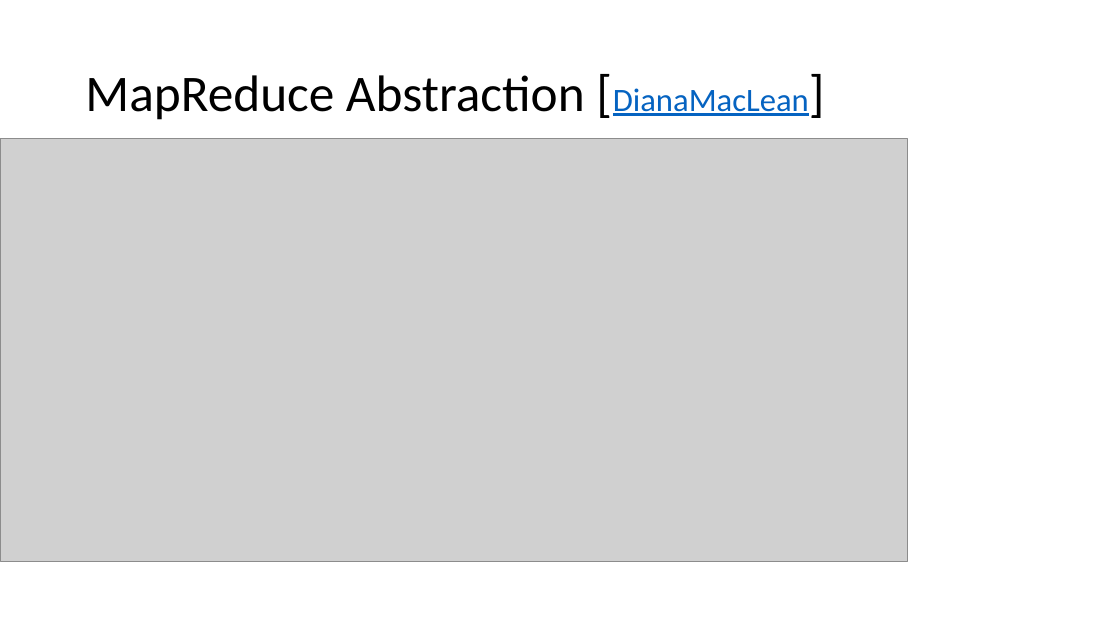
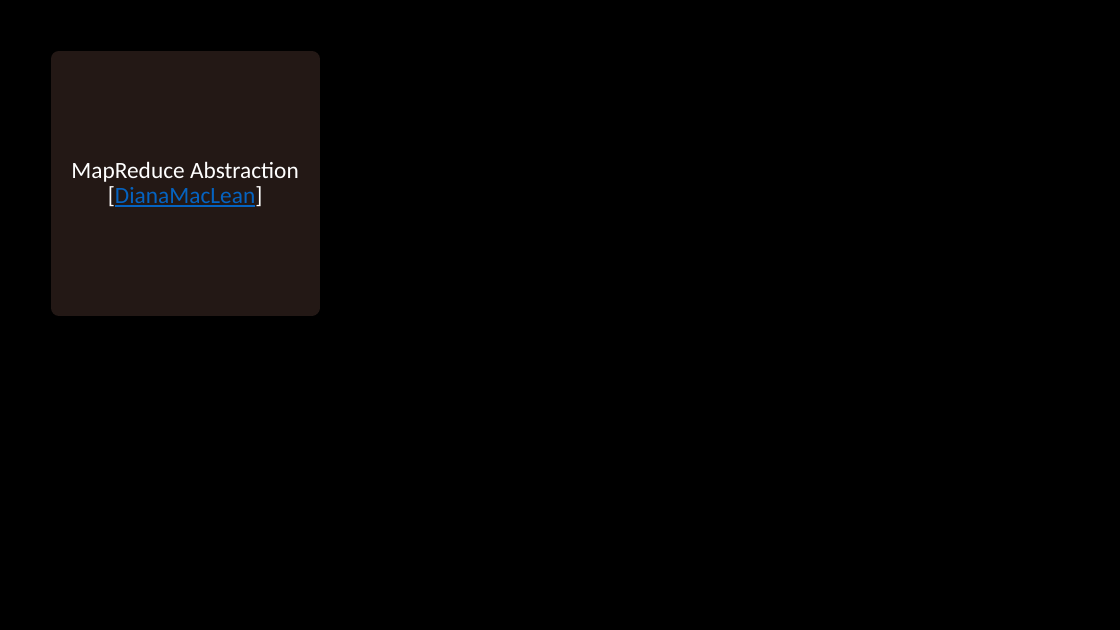
Before and after one commit to marilynwaldman/course, a slide deck: slide 5 of Hadoop/05-MapReduce.pptx (slide 7 before the commit). Drawn at 1120x630 pixels with LibreOffice and Linux fonts; fonts in the diff are those of the drawing; grey boxes stand for pictures; background and template pictures are left out. Boxes give left, top, right and bottom in pixels: in the first picture for what was removed or moved away, otherwise in the second. Text is boxed around its words. In the diff, an @@ line names an element or a change of style, - is before the commit and + after.

```diff
--- a/Hadoop/05-MapReduce.pptx
+++ b/Hadoop/05-MapReduce.pptx
@@ background #FFFFFF to picture (left out) @@
@@ title "MapReduce Abstraction [DianaMacLean]": place and size @@
-title "MapReduce Abstraction [DianaMacLean]" at (85, 75, 809, 120)
+title "MapReduce Abstraction [DianaMacLean]" at (59, 59, 312, 308)
@@ title "MapReduce Abstraction [DianaMacLean]" at (59, 59, 312, 308): size 44 to 20 pt, text colour #000000 to #FFFFFF in "MapReduce Abstraction [DianaMacLean]"; size 28 to 20 pt in "[DianaMacLean]"; alignment left to centre; fill none to #231815; outline none to #231815 13.75 pt @@
@@ picture removed at (0, 139, 907, 561) @@
```
Also in this commit, not shown: 8 other slides changed, 2 slides added, 1 slide removed, 3 other files.
